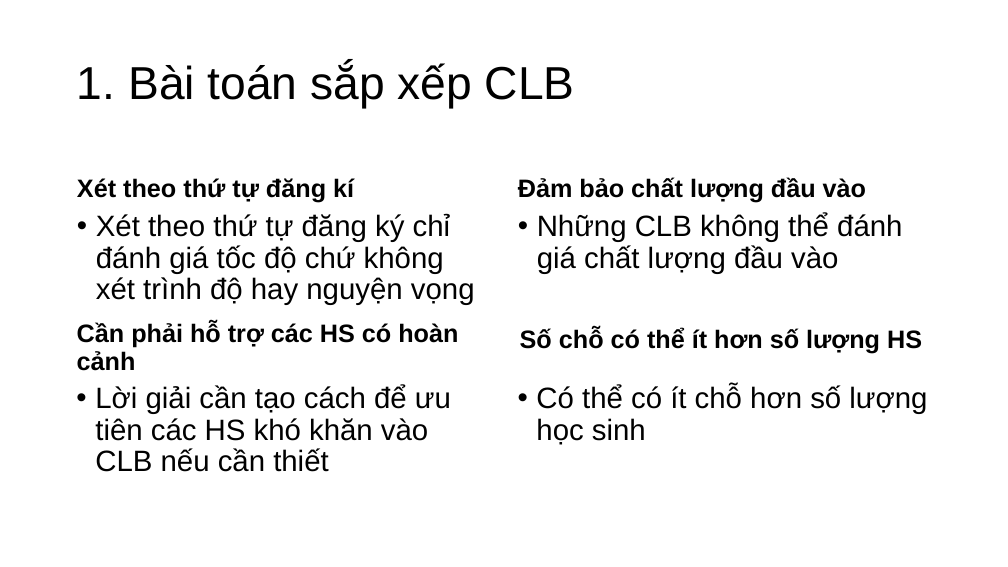
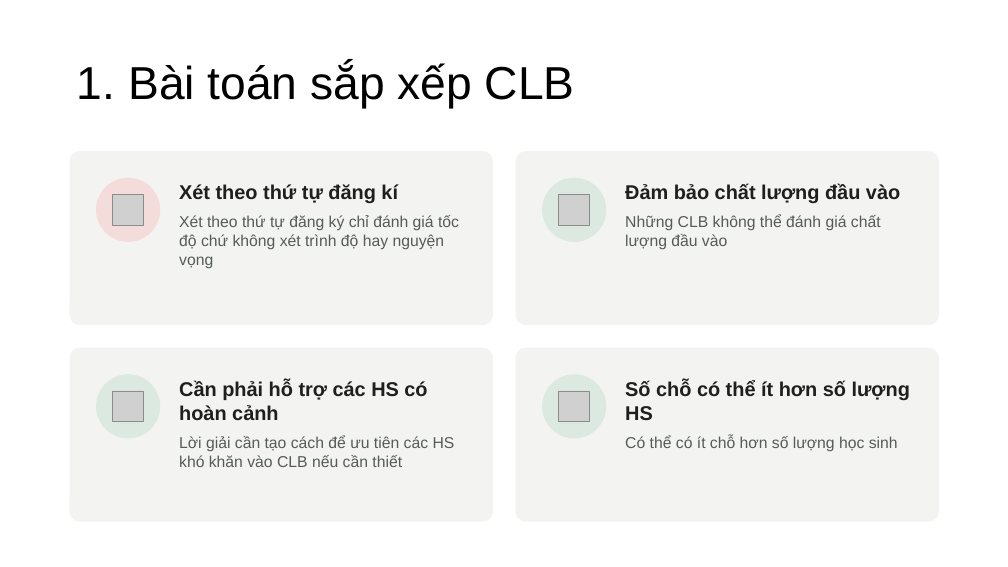
Before and after one commit to nguyenphanvantruong6969-arch/rbda-kiosk, a slide deck: slide 3 of THUYET_TRINH_KHKT_DA_SUA_FONT.pptx. Drawn at 1008x567 pixels with LibreOffice and Linux fonts; fonts in the diff are those of the drawing; grey boxes stand for pictures. Boxes give left, top, right and bottom in pixels: in the first picture for what was removed or moved away, otherwise in the second. Text is boxed around its words. In the diff, an @@ line names an element or a change of style, - is before the commit and + after.

```diff
--- a/THUYET_TRINH_KHKT_DA_SUA_FONT.pptx
+++ b/THUYET_TRINH_KHKT_DA_SUA_FONT.pptx
@@ rounded rectangle added at (70, 151, 493, 325), fill #F3F4F1 @@
@@ text removed at (77, 178, 354, 203) @@
-Xét theo thứ tự đăng kí
@@ ellipse added at (96, 178, 160, 242), fill #F3DCD9 @@
@@ rounded rectangle added at (516, 151, 939, 325), fill #F3F4F1 @@
@@ text removed at (518, 177, 866, 203) @@
-Đảm bảo chất lượng đầu vào
@@ ellipse added at (542, 178, 606, 242), fill #DCE9E0 @@
@@ picture added at (113, 194, 144, 225) @@
@@ text at (179, 184, 398, 203): paragraph added @@
+Xét theo thứ tự đăng kí
@@ text "Xét theo thứ tự đăng ...": place and size @@
-text "Xét theo thứ tự đăng ..." at (96, 213, 475, 305)
+text "Xét theo thứ tự đăng ..." at (179, 184, 459, 268)
@@ picture added at (559, 194, 590, 225) @@
@@ text at (625, 184, 900, 204): paragraph added @@
+Đảm bảo chất lượng đầu vào
@@ text "Đảm bảo chất lượng đầu ...": place and size @@
-text "Đảm bảo chất lượng đầu ..." at (537, 213, 902, 273)
+text "Đảm bảo chất lượng đầu ..." at (625, 184, 900, 249)
@@ text at (179, 215, 459, 268): size 28 to 15 pt, text colour #000000 to #555B58 in "Xét theo thứ tự đăng ký chỉ ..."; bullet • to none; line spacing 0.9 to 1; less space between paragraphs @@
@@ text at (625, 215, 881, 249): size 28 to 15 pt, text colour #000000 to #555B58 in "Những CLB không thể đánh giá chất ..."; bullet • to none; line spacing 0.9 to 1; less space between paragraphs @@
@@ text removed at (77, 322, 458, 371) @@
-Cần phải hỗ trợ các HS có hoàn cảnh
@@ text removed at (520, 328, 922, 354) @@
-Số chỗ có thể ít hơn số lượng HS
@@ rounded rectangle added at (70, 348, 493, 522), fill #F3F4F1 @@
@@ rounded rectangle added at (516, 348, 939, 522), fill #F3F4F1 @@
@@ ellipse added at (96, 374, 160, 439), fill #DCE9E0 @@
@@ text at (179, 380, 427, 420): paragraph added @@
+Cần phải hỗ trợ các HS có hoàn cảnh
@@ text "Cần phải hỗ trợ các ...": place and size @@
-text "Cần phải hỗ trợ các ..." at (95, 385, 451, 472)
+text "Cần phải hỗ trợ các ..." at (179, 380, 455, 467)
@@ ellipse added at (542, 374, 606, 439), fill #DCE9E0 @@
@@ text at (625, 380, 910, 420): paragraph added @@
+Số chỗ có thể ít hơn số lượng HS
@@ text "Số chỗ có thể ít ...": place and size @@
-text "Số chỗ có thể ít ..." at (536, 385, 927, 445)
+text "Số chỗ có thể ít ..." at (625, 380, 910, 451)
@@ picture added at (113, 391, 144, 422) @@
@@ picture added at (559, 391, 590, 422) @@
@@ text at (179, 435, 455, 467): size 28 to 15 pt, text colour #000000 to #555B58 in "Lời giải cần tạo cách để ưu ..."; bullet • to none; line spacing 0.9 to 1; less space between paragraphs @@
@@ text at (625, 435, 898, 451): size 28 to 15 pt, text colour #000000 to #555B58 in "Có thể có ít chỗ hơn số ..."; bullet • to none; line spacing 0.9 to 1; less space between paragraphs @@
```
Also in this commit, not shown: 3 other slides changed.
